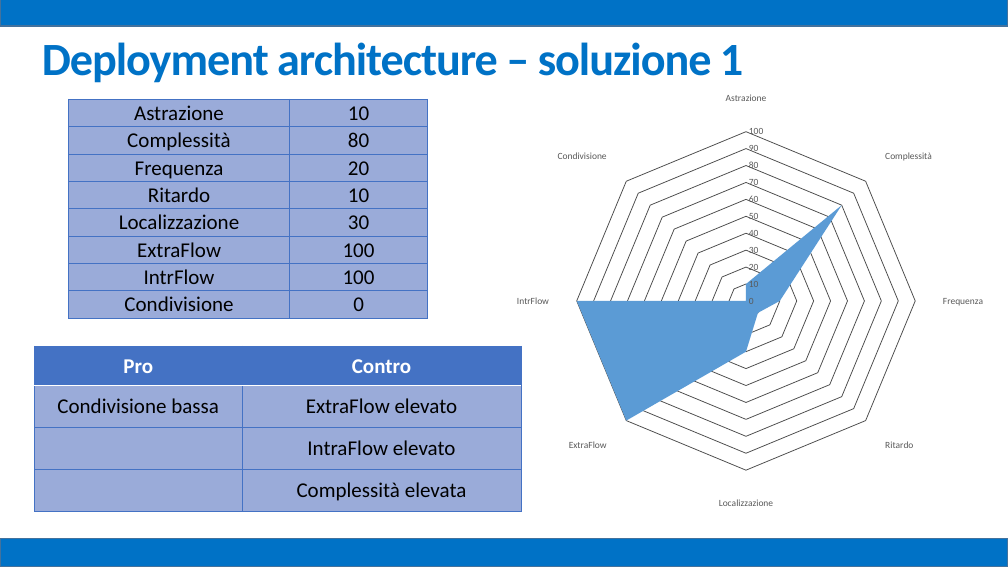
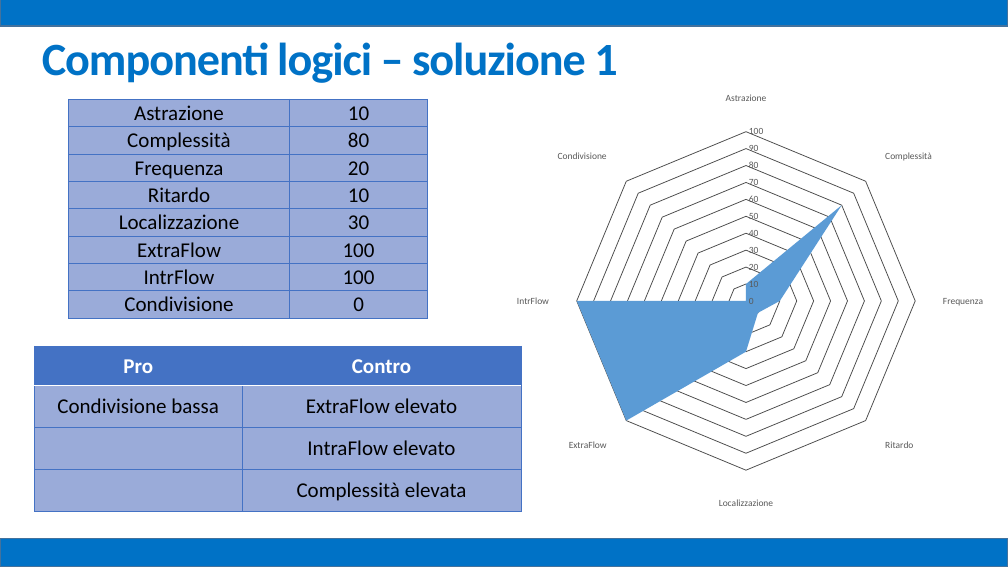
Before and after one commit to mz1991/ProgettoFebbraio2015, a slide deck: slide 29 of Febbraio 2015.pptx (slide 38 before the commit). Drawn at 1008x567 pixels with LibreOffice and Linux fonts; fonts in the diff are those of the drawing. Boxes give left, top, right and bottom in pixels: in the first picture for what was removed or moved away, otherwise in the second. Text is boxed around its words. In the diff, an @@ line names an element or a change of style, - is before the commit and + after.

```diff
--- a/Febbraio 2015.pptx
+++ b/Febbraio 2015.pptx
@@ text at bbox=[42, 42, 617, 83]: text changed @@
-Deployment architecture – soluzione 1
+Componenti logici – soluzione 1
```
Also in this commit, not shown: 18 other slides changed, 7 slides added, 18 other files.
